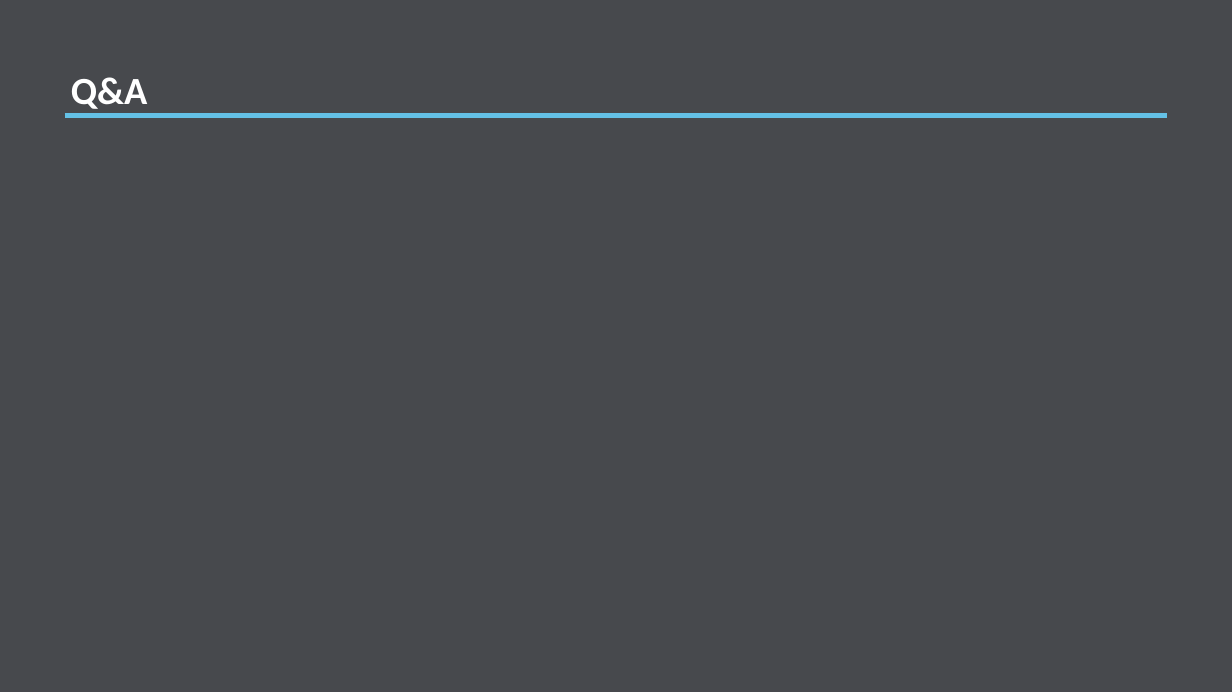
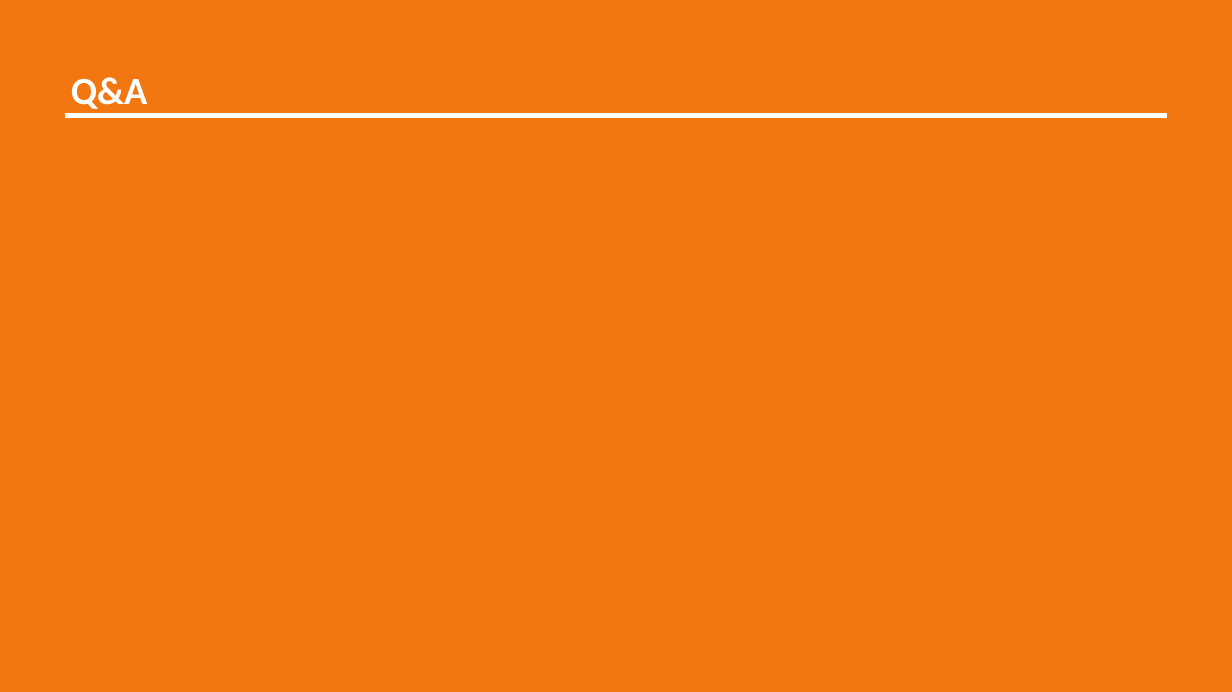
Before and after one commit to misrab/homework, a slide deck: slide 9 of BrandonWong/Project/Presentation.pptx. Drawn at 1232x692 pixels with LibreOffice and Linux fonts; fonts in the diff are those of the drawing. Boxes give left, top, right and bottom in pixels: in the first picture for what was removed or moved away, otherwise in the second. Text is boxed around its words. In the diff, an @@ line names an element or a change of style, - is before the commit and + after.

```diff
--- a/BrandonWong/Project/Presentation.pptx
+++ b/BrandonWong/Project/Presentation.pptx
@@ rectangle at (0, 0, 1232, 692): fill #47494D to #F37711 @@
@@ line (65, 116) - (1167, 116): stroke #64C1E6 3 pt to #FFFFFF 3 pt @@
```
Also in this commit, not shown: 8 other slides changed, 1 other file.
